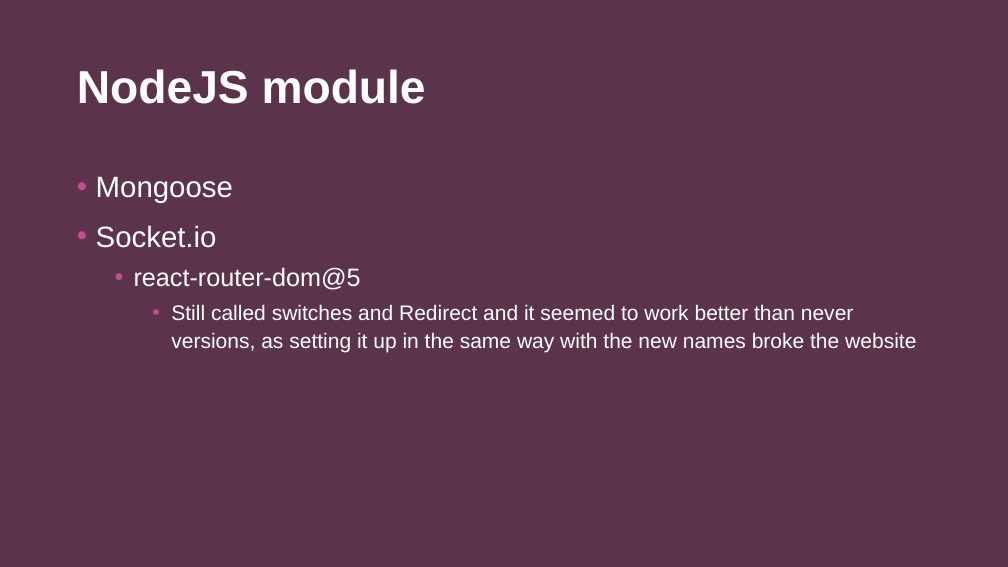
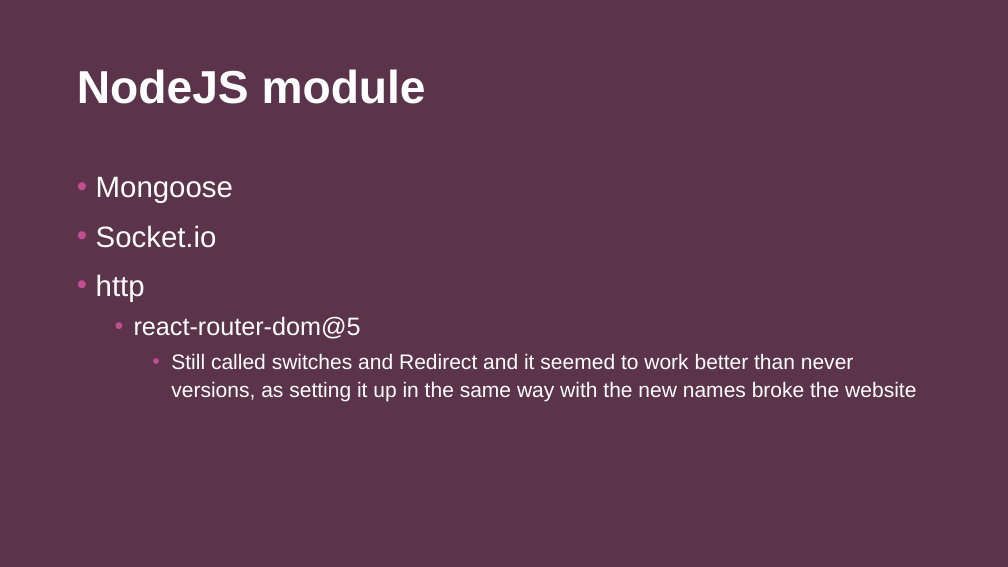
Before and after one commit to Wuggie88/webHenrik, a slide deck: slide 3 of Realtime web applications.pptx. Drawn at 1008x567 pixels with LibreOffice and Linux fonts; fonts in the diff are those of the drawing; background and template pictures are left out. Boxes give left, top, right and bottom in pixels: in the first picture for what was removed or moved away, otherwise in the second. Text is boxed around its words. In the diff, an @@ line names an element or a change of style, - is before the commit and + after.

Commit message:
more pptx

```diff
--- a/Realtime web applications.pptx
+++ b/Realtime web applications.pptx
@@ text at (x1=96, y1=274, x2=145, y2=302): paragraph added @@
+• http
```
